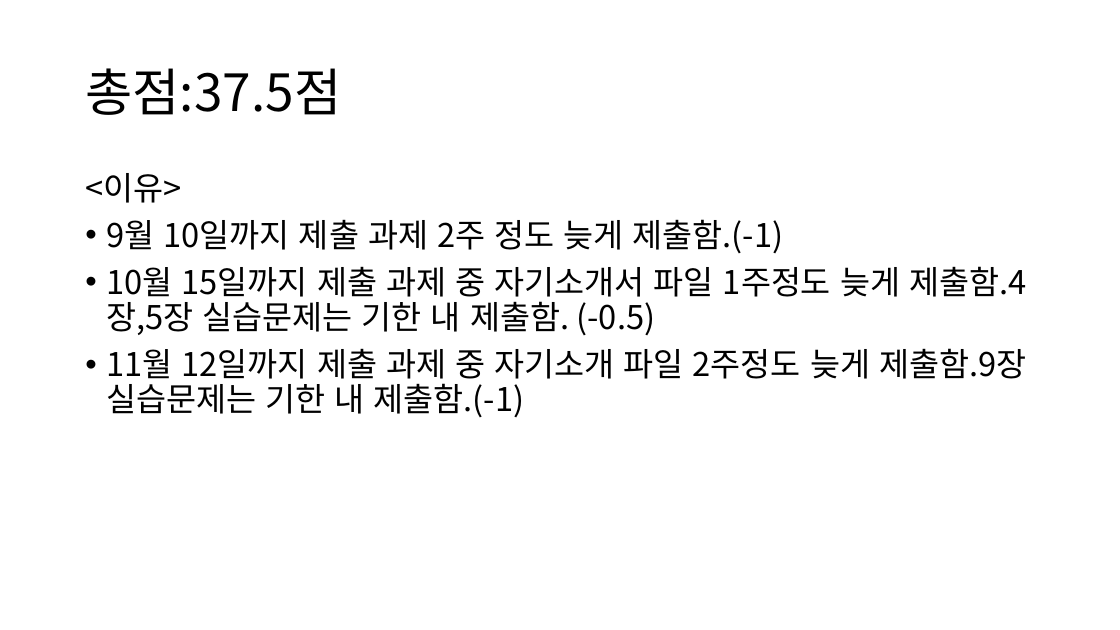
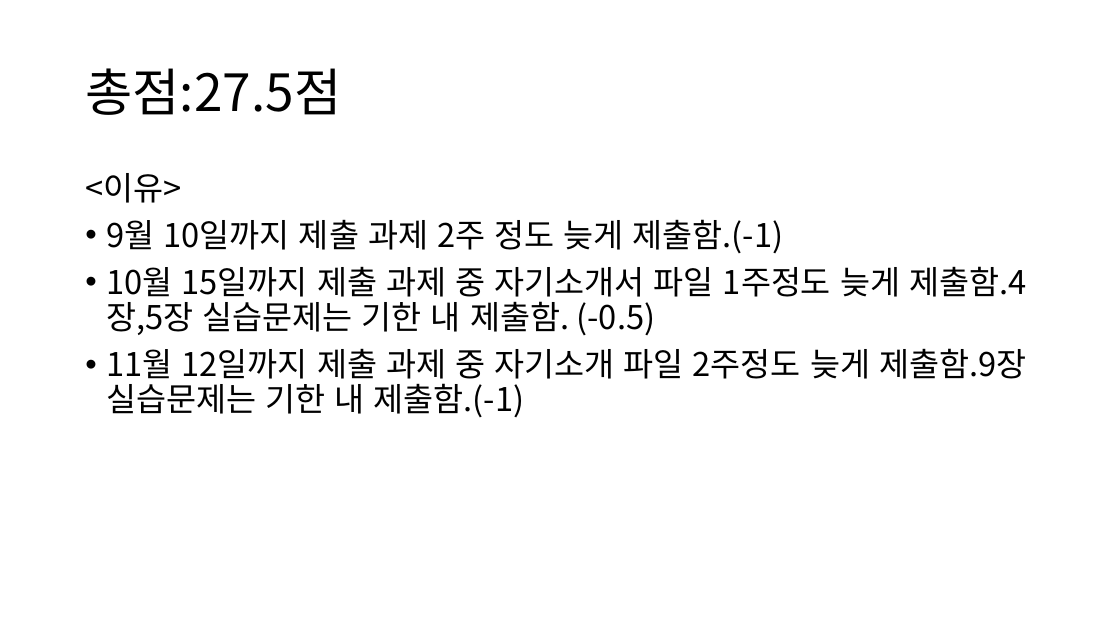
Before and after one commit to sihyeon1804/webpgm, a slide deck: slide 12 of 1210/웹프로그래밍 깃허브 정리.pptx. Drawn at 1120x630 pixels with LibreOffice and Linux fonts; fonts in the diff are those of the drawing. Boxes give left, top, right and bottom in pixels: in the first picture for what was removed or moved away, otherwise in the second. Text is boxed around its words. In the diff, an @@ line names an element or a change of style, - is before the commit and + after.

Commit message:
Add files via upload
이전에 낸 피피티에 점수 오류가 있었음->수정함

```diff
--- a/1210/웹프로그래밍 깃허브 정리.pptx
+++ b/1210/웹프로그래밍 깃허브 정리.pptx
@@ title at box(85, 68, 341, 115): text changed @@
-총점:37.5점
+총점:27.5점
```
